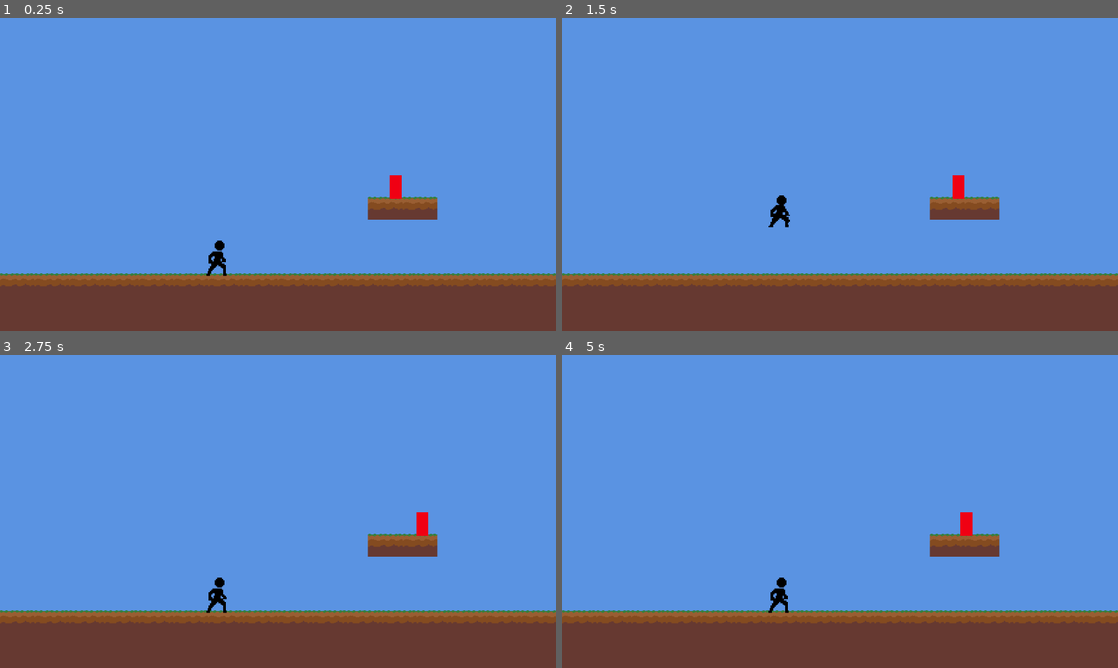
Above: before the commit, frames 1-4 (two rows, left to right).
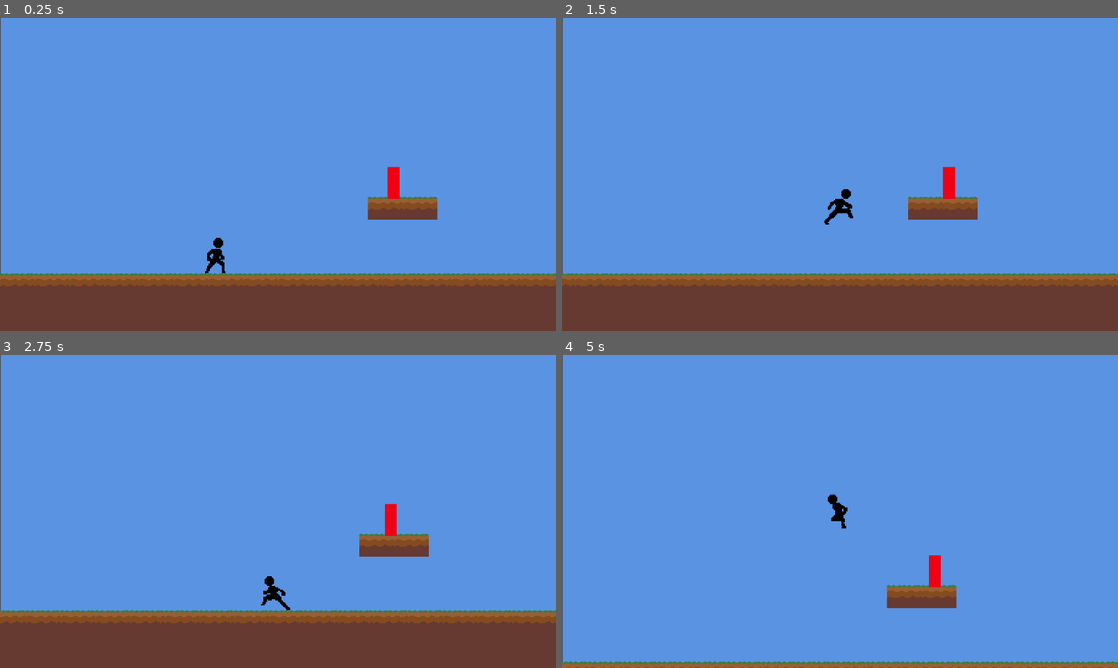
Above: after the commit, the same moments.

Repository: jhonatancunha/godot-game
Game: Godot game, scene res://Levels/level1.tscn
Two runs of this game, one before a commit and one after it. Both use one fixed random seed, a clock stepped at 60 frames per second and the inputs below. This scene is started directly instead of the project's main scene.
Inputs:
- Up to frame 1 (0.25 s): no input
- Up to frame 2 (1.5 s): hold Right (right, bound only after the commit) from 0.53 s (still down); tap Space (jump) at 0.77 s
- Up to frame 3 (2.75 s): tap Space (jump) at 1.52 s; release Right (right, bound only after the commit) at 2.03 s; hold Left (left, bound only after the commit) from 2.03 s (still down)
- Up to frame 4 (5 s): release Left (left, bound only after the commit) at 2.78 s; hold Right (right, bound only after the commit) 2.78-4.28 s; tap Space (jump) at 3.02, 3.77, 4.52 s; hold Left (left, bound only after the commit) from 4.28 s (still down)

The runs differ from the first frame. In frame 1, 0.4% of the frame differs, in the area x 0-73%, y 0-83%; in frame 2, 2.0%; in frame 3, 1.7%; in frame 4, 21%, in the area x 0-100%, y 0-100%.

Commit message:
feat: implementando soco

Diff:
--- a/Enemy/Enemy.gd
+++ b/Enemy/Enemy.gd
@@ -2,8 +2,8 @@
 extends CharacterBody2D
 
 
-@export var speed: float = 300.0
-
+@export var speed: float = 100.0
+@export var health: int = 3
 
 # Get the gravity from the project settings to be synced with RigidBody nodes.
 var gravity: int = ProjectSettings.get_setting("physics/2d/default_gravity")
@@ -26,3 +26,10 @@
 	if not $RayCast2D.is_colliding() and is_on_floor():
 		is_moving_left = !is_moving_left
 		scale.x = -scale.x
+
+
+func take_damage():
+	health -= 1
+
+	if health <= 0:
+		queue_free()
--- a/Enemy/Enemy.tscn
+++ b/Enemy/Enemy.tscn
@@ -4,18 +4,25 @@
 [ext_resource type="Texture2D" uid="uid://6t8righ6dwh2" path="res://Enemy/enemy.png" id="1_rlmk2"]
 
 [sub_resource type="RectangleShape2D" id="RectangleShape2D_spikd"]
-size = Vector2(16, 32)
+size = Vector2(16, 42.7442)
 
-[node name="Enemy" type="CharacterBody2D"]
-scale = Vector2(1.72, 1.72)
+[node name="CharacterBody2D" type="CharacterBody2D"]
 script = ExtResource("1_68x04")
 
 [node name="Sprite2D" type="Sprite2D" parent="."]
-scale = Vector2(1, 2)
+position = Vector2(0, -5.3721)
+scale = Vector2(1, 2.67151)
 texture = ExtResource("1_rlmk2")
 
 [node name="CollisionShape2D" type="CollisionShape2D" parent="."]
+position = Vector2(0, -5.23256)
 shape = SubResource("RectangleShape2D_spikd")
 
 [node name="RayCast2D" type="RayCast2D" parent="."]
 position = Vector2(-9.88372, -26)
+
+[node name="EnemyArea2D" type="Area2D" parent="." groups=["enemy"]]
+
+[node name="CollisionShape2D2" type="CollisionShape2D" parent="EnemyArea2D"]
+position = Vector2(0, -5.23256)
+shape = SubResource("RectangleShape2D_spikd")
--- a/Levels/level1.tscn
+++ b/Levels/level1.tscn
@@ -118,6 +118,7 @@
 motion_mirroring = Vector2(1280, 0)
 
 [node name="Sprite2D" type="Sprite2D" parent="ParallaxBackground/Sky"]
+position = Vector2(2, 0)
 texture = ExtResource("2_fm5hr")
 centered = false
 
@@ -141,10 +142,9 @@
 position = Vector2(292, 530)
 scale = Vector2(1.5, 1.5)
 
-[node name="Enemy" parent="." instance=ExtResource("3_wwq43")]
+[node name="Enemy" parent="." groups=["enemy"] instance=ExtResource("3_wwq43")]
 modulate = Color(0.941176, 0, 0.0745098, 1)
 position = Vector2(723, 384)
 scale = Vector2(1.72, 1.69711)
 collision_layer = 2
 collision_mask = 2
-speed = 80.0
--- a/Player/player.gd
+++ b/Player/player.gd
@@ -9,6 +9,7 @@
 # Get the gravity from the project settings to be synced with RigidBody nodes.
 var gravity: int = ProjectSettings.get_setting("physics/2d/default_gravity")
 var already_did_double_jump: bool = false
+var can_idle = true
 
 @onready var animationPlayer = $AnimationPlayer
 @onready var sprite = $Sprite2D
@@ -16,15 +17,16 @@
 
 func update_animation(direction):
 	if is_on_floor():
-		if direction == 0:
-			animationPlayer.play("idle")
-		else:
-			animationPlayer.play("walk")
+		if can_idle:
+			if direction == 0:
+				animationPlayer.play("idle")
+			else:
+				animationPlayer.play("walk")
 
 func _ready() -> void:
 	pass
 
-func _physics_process(delta: float) -> void:
+func _process(delta: float) -> void:
 	# Add the gravity.
 	if not is_on_floor():
 		velocity.y += gravity * delta
@@ -41,12 +43,21 @@
 			already_did_double_jump = true
 
 
+
+
 	# Get the input direction and handle the movement/deceleration.
 	# As good practice, you should replace UI actions with custom gameplay actions.
 	var direction := Input.get_axis("left", "right")
 
-	if direction !=0:
+	if direction != 0:
 		sprite.flip_h = (direction == -1);
+
+
+	if Input.is_action_just_pressed("right"):
+		$PunchArea2D/Colision.position.x = abs($PunchArea2D/Colision.position.x)
+
+	if Input.is_action_just_pressed("left"):
+		$PunchArea2D/Colision.position.x = -abs($PunchArea2D/Colision.position.x)
 
 	if direction:
 		velocity.x = direction * speed
@@ -54,4 +65,15 @@
 		velocity.x = move_toward(velocity.x, 0, speed)
 
 	move_and_slide()
+
+	if Input.is_action_just_pressed("punch"):
+		can_idle = false
+		$AnimationPlayer.play("punch")
+		await $AnimationPlayer.animation_finished
+		can_idle = true
+
 	update_animation(direction)
+
+func _on_punch_area_2d_area_entered(area: Area2D) -> void:
+	if area.is_in_group("enemy"):
+		area.get_parent().take_damage()
--- a/Player/player.tscn
+++ b/Player/player.tscn
@@ -6,10 +6,8 @@
 [sub_resource type="RectangleShape2D" id="RectangleShape2D_v8clb"]
 size = Vector2(27, 53)
 
-[sub_resource type="Animation" id="Animation_k7no5"]
-resource_name = "walk"
-length = 0.8
-loop_mode = 1
+[sub_resource type="Animation" id="Animation_3nca2"]
+length = 0.001
 tracks/0/type = "value"
 tracks/0/imported = false
 tracks/0/enabled = true
@@ -17,10 +15,22 @@
 tracks/0/interp = 1
 tracks/0/loop_wrap = true
 tracks/0/keys = {
-"times": PackedFloat32Array(0.1, 0.2, 0.3, 0.4, 0.5, 0.6, 0.7, 0.8),
-"transitions": PackedFloat32Array(1, 1, 1, 1, 1, 1, 1, 1),
+"times": PackedFloat32Array(0),
+"transitions": PackedFloat32Array(1),
 "update": 1,
-"values": [Vector2i(0, 1), Vector2i(1, 1), Vector2i(2, 1), Vector2i(3, 1), Vector2i(4, 1), Vector2i(5, 1), Vector2i(6, 1), Vector2i(7, 1)]
+"values": [Vector2i(0, 0)]
+}
+tracks/1/type = "value"
+tracks/1/imported = false
+tracks/1/enabled = true
+tracks/1/path = NodePath("PunchArea2D/Colision:disabled")
+tracks/1/interp = 1
+tracks/1/loop_wrap = true
+tracks/1/keys = {
+"times": PackedFloat32Array(0),
+"transitions": PackedFloat32Array(1),
+"update": 1,
+"values": [true]
 }
 
 [sub_resource type="Animation" id="Animation_jx8cb"]
@@ -40,8 +50,9 @@
 "values": [Vector2i(0, 0), Vector2i(1, 0), Vector2i(2, 0), Vector2i(2, 0), Vector2i(4, 0), Vector2i(5, 0), Vector2i(6, 0), Vector2i(7, 0), Vector2i(8, 0), Vector2i(9, 0)]
 }
 
-[sub_resource type="Animation" id="Animation_3nca2"]
-length = 0.001
+[sub_resource type="Animation" id="Animation_1b41r"]
+resource_name = "punch"
+length = 0.45
 tracks/0/type = "value"
 tracks/0/imported = false
 tracks/0/enabled = true
@@ -49,18 +60,51 @@
 tracks/0/interp = 1
 tracks/0/loop_wrap = true
 tracks/0/keys = {
-"times": PackedFloat32Array(0),
-"transitions": PackedFloat32Array(1),
+"times": PackedFloat32Array(0, 0.1, 0.2, 0.3, 0.4, 0.5, 0.6, 0.7, 0.8),
+"transitions": PackedFloat32Array(1, 1, 1, 1, 1, 1, 1, 1, 1),
 "update": 1,
-"values": [Vector2i(0, 0)]
+"values": [Vector2i(0, 2), Vector2i(1, 2), Vector2i(3, 2), Vector2i(4, 2), Vector2i(5, 2), Vector2i(6, 2), Vector2i(7, 2), Vector2i(8, 2), Vector2i(9, 2)]
+}
+tracks/1/type = "value"
+tracks/1/imported = false
+tracks/1/enabled = true
+tracks/1/path = NodePath("PunchArea2D/Colision:disabled")
+tracks/1/interp = 1
+tracks/1/loop_wrap = true
+tracks/1/keys = {
+"times": PackedFloat32Array(0, 0.1, 0.3),
+"transitions": PackedFloat32Array(1, 1, 1),
+"update": 1,
+"values": [true, false, true]
+}
+
+[sub_resource type="Animation" id="Animation_k7no5"]
+resource_name = "walk"
+length = 0.8
+loop_mode = 1
+tracks/0/type = "value"
+tracks/0/imported = false
+tracks/0/enabled = true
+tracks/0/path = NodePath("Sprite2D:frame_coords")
+tracks/0/interp = 1
+tracks/0/loop_wrap = true
+tracks/0/keys = {
+"times": PackedFloat32Array(0.1, 0.2, 0.3, 0.4, 0.5, 0.6, 0.7, 0.8),
+"transitions": PackedFloat32Array(1, 1, 1, 1, 1, 1, 1, 1),
+"update": 1,
+"values": [Vector2i(0, 1), Vector2i(1, 1), Vector2i(2, 1), Vector2i(3, 1), Vector2i(4, 1), Vector2i(5, 1), Vector2i(6, 1), Vector2i(7, 1)]
 }
 
 [sub_resource type="AnimationLibrary" id="AnimationLibrary_krh22"]
 _data = {
 "RESET": SubResource("Animation_3nca2"),
 "idle": SubResource("Animation_jx8cb"),
+"punch": SubResource("Animation_1b41r"),
 "walk": SubResource("Animation_k7no5")
 }
+
+[sub_resource type="RectangleShape2D" id="RectangleShape2D_m26sl"]
+size = Vector2(25, 20)
 
 [node name="Player" type="CharacterBody2D"]
 script = ExtResource("1_8skvs")
@@ -71,12 +115,22 @@
 
 [node name="Sprite2D" type="Sprite2D" parent="."]
 texture_filter = 1
+position = Vector2(-2, -4)
 scale = Vector2(1.85938, 1.85938)
 texture = ExtResource("2_4dlf7")
 hframes = 10
-vframes = 2
+vframes = 3
 
 [node name="AnimationPlayer" type="AnimationPlayer" parent="."]
 libraries = {
 "": SubResource("AnimationLibrary_krh22")
 }
+
+[node name="PunchArea2D" type="Area2D" parent="."]
+
+[node name="Colision" type="CollisionShape2D" parent="PunchArea2D"]
+position = Vector2(28, -4)
+shape = SubResource("RectangleShape2D_m26sl")
+disabled = true
+
+[connection signal="area_entered" from="PunchArea2D" to="." method="_on_punch_area_2d_area_entered"]
--- a/project.godot
+++ b/project.godot
@@ -22,29 +22,24 @@
 
 [input]
 
-up={
-"deadzone": 0.5,
-"events": [Object(InputEventKey,"resource_local_to_scene":false,"resource_name":"","device":-1,"window_id":0,"alt_pressed":false,"shift_pressed":false,"ctrl_pressed":false,"meta_pressed":false,"pressed":false,"keycode":0,"physical_keycode":87,"key_label":0,"unicode":119,"echo":false,"script":null)
-]
-}
-down={
-"deadzone": 0.5,
-"events": [Object(InputEventKey,"resource_local_to_scene":false,"resource_name":"","device":-1,"window_id":0,"alt_pressed":false,"shift_pressed":false,"ctrl_pressed":false,"meta_pressed":false,"pressed":false,"keycode":0,"physical_keycode":83,"key_label":0,"unicode":115,"echo":false,"script":null)
-]
-}
 left={
 "deadzone": 0.5,
-"events": [Object(InputEventKey,"resource_local_to_scene":fa …(140 unchanged characters)… d":false,"keycode":0,"physical_keycode":65,"key_label":0,"unicode":97,"echo":false,"script":null)
+"events": [Object(InputEventKey,"resource_local_to_scene":fa …(140 unchanged characters)… d":false,"keycode":0,"physical_keycode":4194319,"key_label":0,"unicode":0,"echo":false,"script":null)
 ]
 }
 right={
 "deadzone": 0.5,
-"events": [Object(InputEventKey,"resource_local_to_scene":fa …(140 unchanged characters)… d":false,"keycode":0,"physical_keycode":68,"key_label":0,"unicode":100,"echo":false,"script":null)
+"events": [Object(InputEventKey,"resource_local_to_scene":fa …(140 unchanged characters)… d":false,"keycode":0,"physical_keycode":4194321,"key_label":0,"unicode":0,"echo":false,"script":null)
 ]
 }
 jump={
 "deadzone": 0.5,
 "events": [Object(InputEventKey,"resource_local_to_scene":false,"resource_name":"","device":-1,"window_id":0,"alt_pressed":false,"shift_pressed":false,"ctrl_pressed":false,"meta_pressed":false,"pressed":false,"keycode":0,"physical_keycode":32,"key_label":0,"unicode":32,"echo":false,"script":null)
+]
+}
+punch={
+"deadzone": 0.5,
+"events": [Object(InputEventKey,"resource_local_to_scene":false,"resource_name":"","device":-1,"window_id":0,"alt_pressed":false,"shift_pressed":false,"ctrl_pressed":false,"meta_pressed":false,"pressed":false,"keycode":0,"physical_keycode":65,"key_label":0,"unicode":97,"echo":false,"script":null)
 ]
 }
 
Not shown: 1 places in Player/player.tscn that only renumber resources
Binary file changed: Player/player_movements.png
Binary file added: Player/punch.png
Not shown, added: Player/punch.png.import
